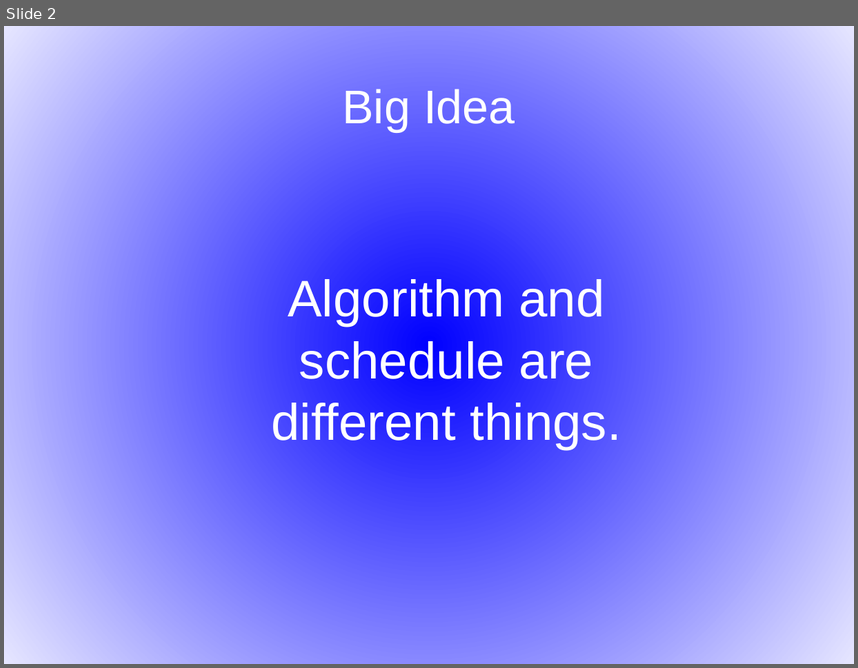
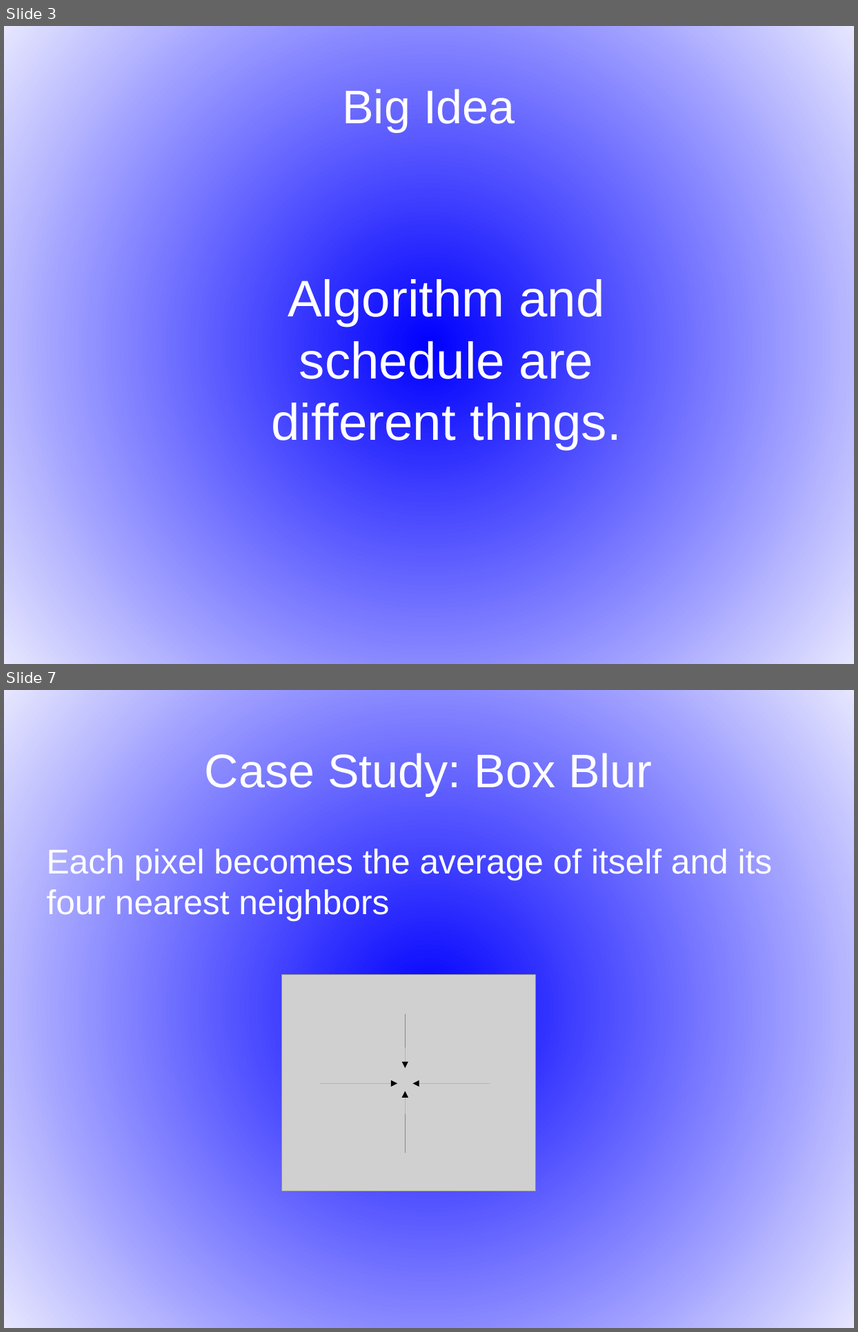
Before and after one commit to djohnkirby/PSC-Documents, a slide deck: Halide Presentation.odp. Shown one above the other, each under a label of ours: slide 2 before the commit, slides 3 and 7 after it; the slides between them are not shown. The pictures are 858x668 and 858x1332 pixels, drawn with LibreOffice and Linux fonts; fonts in the diff are those of the drawing; grey boxes stand for pictures. Boxes give left, top, right and bottom in pixels: in the first picture for what was removed or moved away, otherwise in the second. Text is boxed around its words. In the diff, an @@ line names an element or a change of style, - is before the commit and + after.

```diff
--- a/Halide Presentation.odp
+++ b/Halide Presentation.odp
@@ slide 7 added at (x1=4, y1=690, x2=854, y2=1328), background gradient #0000FF to #E6E6FF @@
@@ title added at (x1=205, y1=753, x2=652, y2=796), 44 pt, text #FFFFFF @@
+Case Study: Box Blur
@@ text added at (x1=47, y1=849, x2=773, y2=921), 32 pt, text #FFFFFF @@
+Each pixel becomes the average of itself and its four nearest neighbors
@@ picture added at (x1=281, y1=975, x2=535, y2=1192) @@
@@ arrow added from (405, 1014) to (405, 1068), #000000 0 pt @@
@@ arrow added from (320, 1083) to (397, 1083), #000000 0 pt @@
@@ arrow added from (405, 1153) to (405, 1091), #000000 0 pt @@
@@ arrow added from (490, 1083) to (413, 1083), #000000 0 pt @@
@@ what was slide 2 is now slide 3 @@
```
Also in this commit, not shown: 7 slides changed, 6 other slides added, 1 slide removed.
